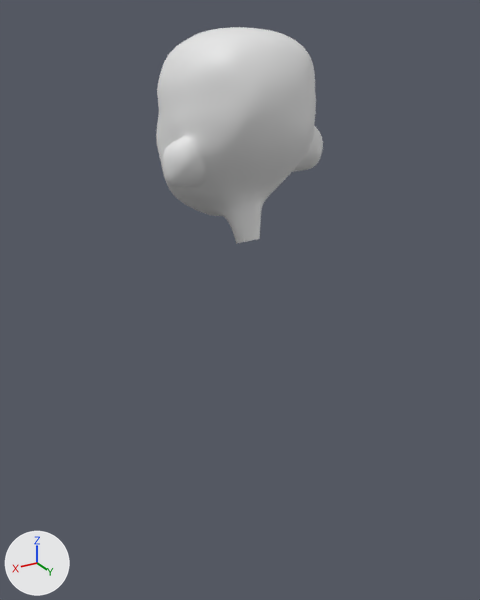
The Blender file Character Course Rig +Model.blend as it was, and as the next commit left it.
Rendered twice from a 50 mm lens placed at (0.777, 1.318, 1.605), pointed at (-0.025, -0.018, 0.937). Lighting does not change. The marker at lower left points along +X, +Y and +Z.

Objects in the first picture: 'Body'.
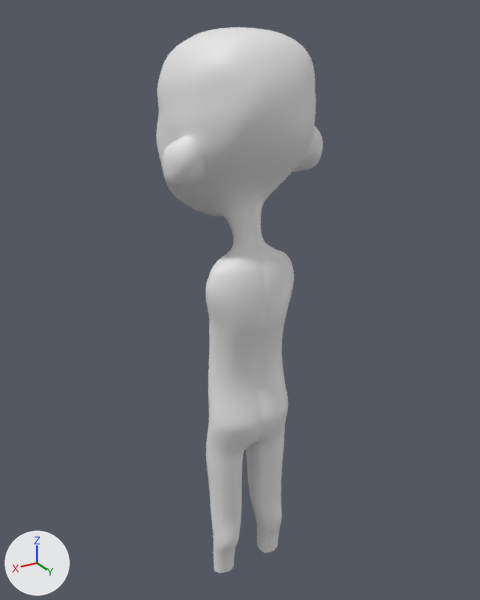
Commit message: Starting hand

What the commit changed:
me_plane is used by ob_body; location (0.0, 0.0, 1.246); rotation (1.571, 0.0, 0.0), in degrees (90, 0, 0).
me_plane had 432 vertices, 381 faces and spanned x 0.0..0.208, y -0.139..0.336, z -0.194..0.199.
me_plane now has 718 vertices, 649 faces and spans x 0.0..0.208, y -1.08..0.336, z -0.194..0.199.
Part 1, on me_plane:
10 vertices move from x 0.0..0.027, y -0.139..-0.115, z -0.087..-0.029 to x 0.0..0.027, y -0.152..-0.13, z -0.092..-0.028.
274 vertices are added at x 0.0..0.119, y -1.08..-0.163, z -0.143..0.028.
12 new vertices lie (0.0, 0.045, 0.0) away from vertices in x 0.023..0.111, y -0.85..-0.848, z -0.099..-0.008.
268 new faces join them.

Location of each change, [x1, y1, x2, y2] in pixels of the pictures (480 x 600 px):
'Body', reshaped (152% taller)
    before: [156, 27, 323, 243]
    after: [156, 27, 323, 573]
part 1 of me_plane, built on
    before: [231, 220, 261, 243]
    after: [206, 221, 294, 573]
